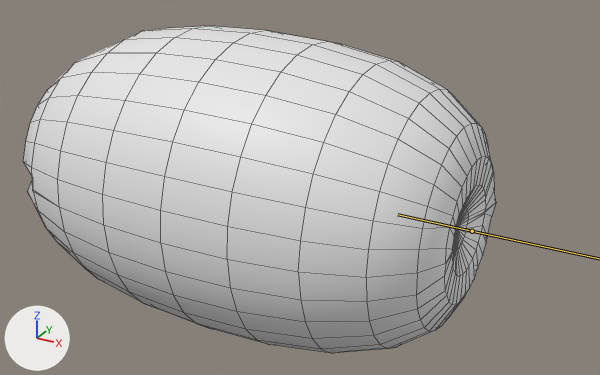
What one commit did to the Blender file boss_2.blend.
The view is the same before and after, from a 50 mm lens placed at (2.73, -4.31, 2.19), pointed at (0.33, 0.05, 0.01). Lighting does not change. The marker at lower left points along +X, +Y and +Z. The bones that bend it are drawn over the model as lines. Mesh edges are drawn as thin lines.
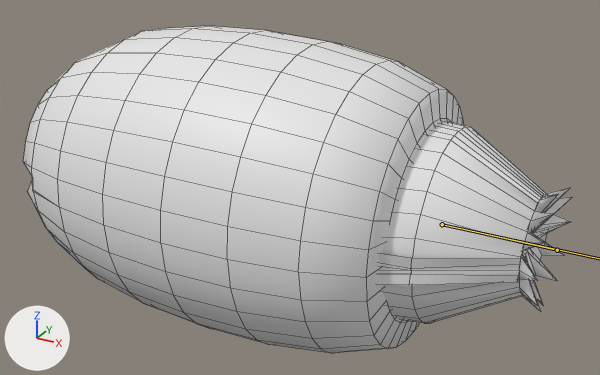
The newer file adds an action. The first version stands in its rest pose; the second is drawn at frame 42 of the action 'bite'.

What differs and where, as boxes (x1, y1, x2, y2) in the pictures (600 x 375 px):
'Sphere', posed (16% wider): before (23, 26, 496, 353); after (23, 26, 572, 353)
bone 't', root to tip: before (472, 231) to (397, 214); after (557, 250) to (485, 234)

The edits, one by one:
Bone 'Bone' (bone_bone) moves from (0.0, 0.0, 0.0) to (-0.001, -0.184, -0.001).
Bone 't' (bone_t) moves from (0.0, 0.0, 0.0) to (0.0, -0.493, 0.0).
Bone 't' (bone_t) is rescaled from (1.0, 1.0, 1.0) to (0.87, 0.87, 0.87).
